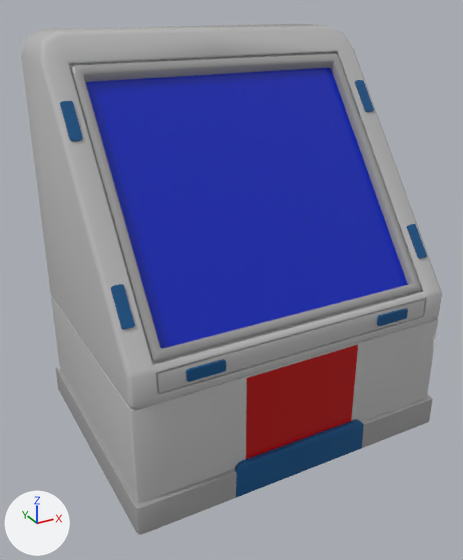
What one commit did to the FBX model Assets/Resources/Arts/Map/Modeling/ML_roleconsole.fbx.
The view is the same before and after, from a 50 mm lens placed at (-1.69, -3.0, 2.38), pointed at (-0.07, -0.06, 0.91). The axes (+X, +Y, +Z) are drawn at lower left. The lights are the same throughout. The first picture is the older version. Where no turn or scale is listed for an object, it has been applied to the vertices.

Script lines for the objects in view, before the commit:
```python
me_mesh = bpy.data.meshes.new('Mesh')
me_mesh.from_pydata(...)  # 643 vertices, 1168 faces; spans x -0.96..0.96, y -0.73..0.73, z 0.0..2.23
# faces by material slot: [188, 264, 670, 32, 4, 10]
me_mesh.materials.append(mat_material__925)  # grey #9c9c9c
me_mesh.materials.append(mat_material__924)  # blue #065288
me_mesh.materials.append(mat_material__1065)  # grey #bcbcbc
me_mesh.materials.append(mat_material__1132)  # red #bc0000
me_mesh.materials.append(mat_material__1058)  # white #e7e7e7
me_mesh.materials.append(mat_material__1144)  # blue #0022bc
ob_ml_roleconsole = bpy.data.objects.new('ML_roleconsole', me_mesh)
ob_ml_roleconsole.location = (0.0, 0.0, 0.0)
```
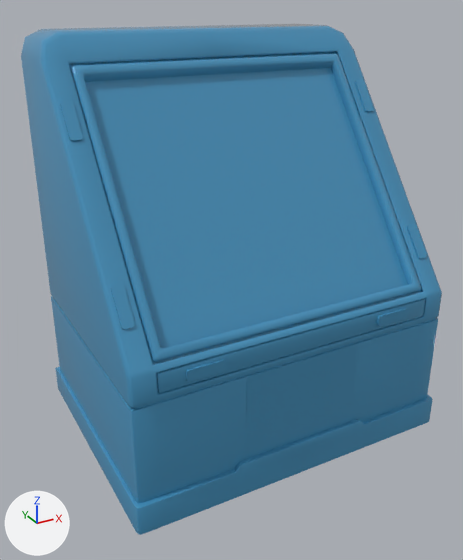
What differs and where, as boxes (x1, y1, x2, y2) in the pictures (463 x 560 px):
part 1 of me_mesh, recoloured: (55, 53, 433, 535) in both
part 2 of me_mesh, recoloured: (60, 80, 427, 498) in both
part 3 of me_mesh, recoloured (grey to blue): (21, 24, 442, 503) in both
part 4 of me_mesh, recoloured (red to blue): (246, 345, 358, 459) in both
part 5 of me_mesh, recoloured (lighter): (86, 68, 408, 349) in both

The change, as a list of edits to the scene's bpy script:
```text
Add mat_role:
    mat_role = principled_material('role')
    mat_role.base_color = (0.06, 0.284, 0.5)  # blue #4591bc
    mat_role.roughness = 0.0
Change me_mesh:
    where me_mesh.from_pydata(...)  # 643 vertices, 1168 faces; spans x -0.96..0.96, y -0.73..0.73, z 0.0..2.23
    used by ob_ml_roleconsole; location = (0.0, 0.0, 0.0)
    remove me_mesh.materials.append(mat_material__1058)  # white #e7e7e7
    me_mesh part 1: all 188 faces that had it switch from mat_material__925 (grey #9c9c9c) to mat_role (blue #4591bc)
    me_mesh part 2: all 264 faces that had it switch from mat_material__924 (blue #065288) to mat_role (blue #4591bc)
    me_mesh part 3: all 670 faces that had it switch from mat_material__1065 (grey #bcbcbc) to mat_role (blue #4591bc)
    me_mesh part 4: all 32 faces that had it switch from mat_material__1132 (red #bc0000) to mat_role (blue #4591bc)
    me_mesh part 5: all 10 faces that had it switch from mat_material__1144 (blue #0022bc) to mat_role (blue #4591bc)
```
